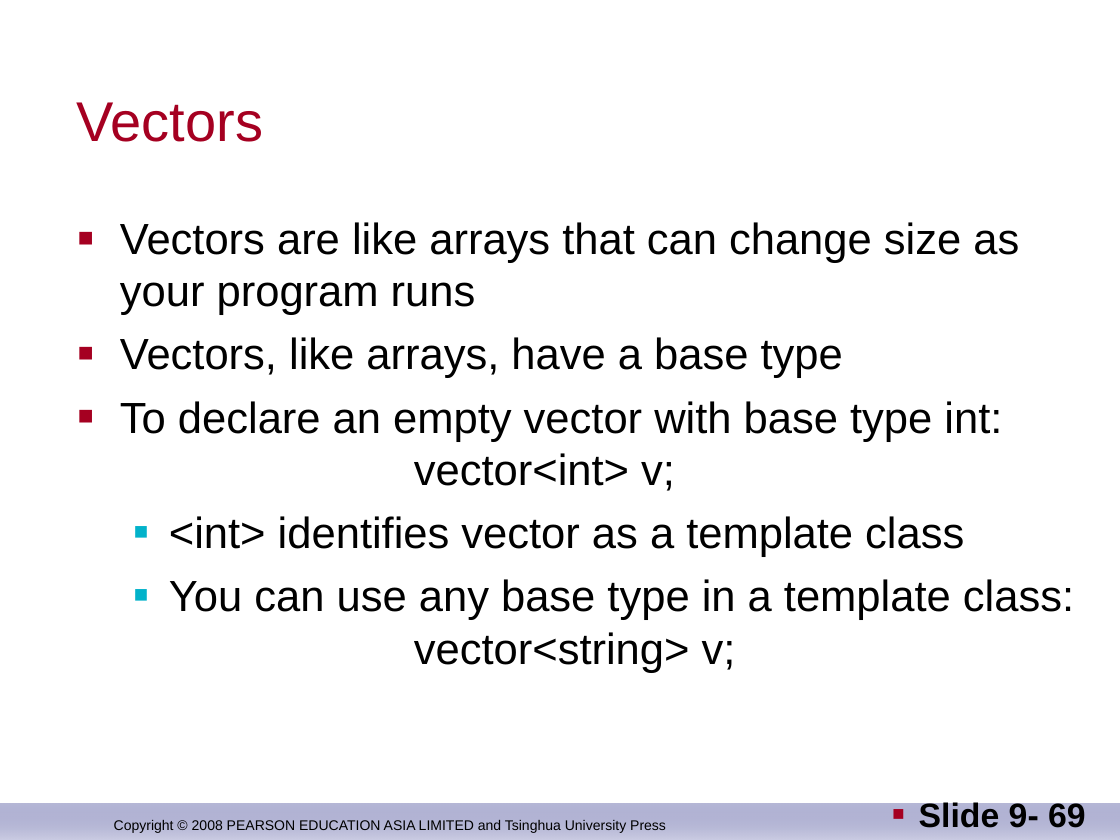
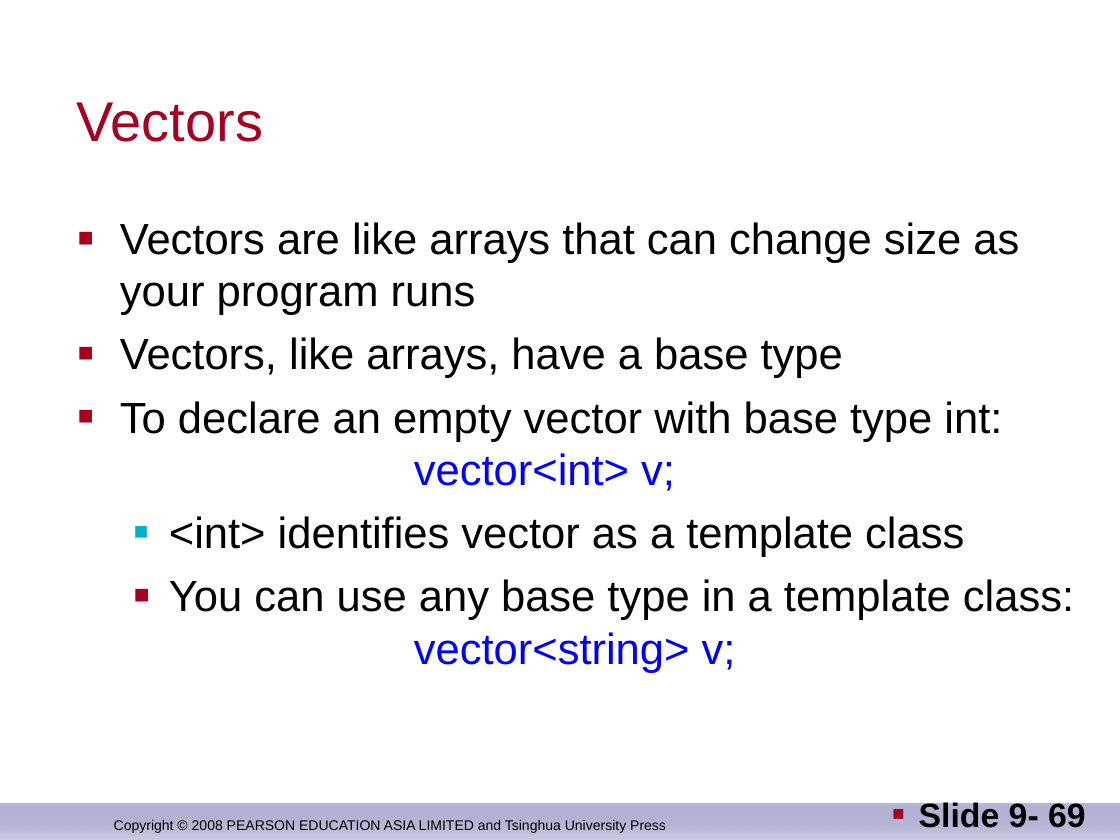
Before and after one commit to djuanbei/CPLUSPLUS, a slide deck: slide 69 of ppt/Chapter 8.ppt. Drawn at 1120x840 pixels with LibreOffice and Linux fonts; fonts in the diff are those of the drawing; background and template pictures are left out. Boxes give left, top, right and bottom in pixels: in the first picture for what was removed or moved away, otherwise in the second. Text is boxed around its words. In the diff, an @@ line names an element or a change of style, - is before the commit and + after.

```diff
--- a/ppt/Chapter 8.ppt
+++ b/ppt/Chapter 8.ppt
@@ text at bbox=[120, 401, 1074, 673]: text colour #000000 to #0000FF in "vector<int> v;", "vector<string> v;"; bullet colour #02B2CA to #A50021 @@
```
Also in this commit, not shown: 7 other files.
